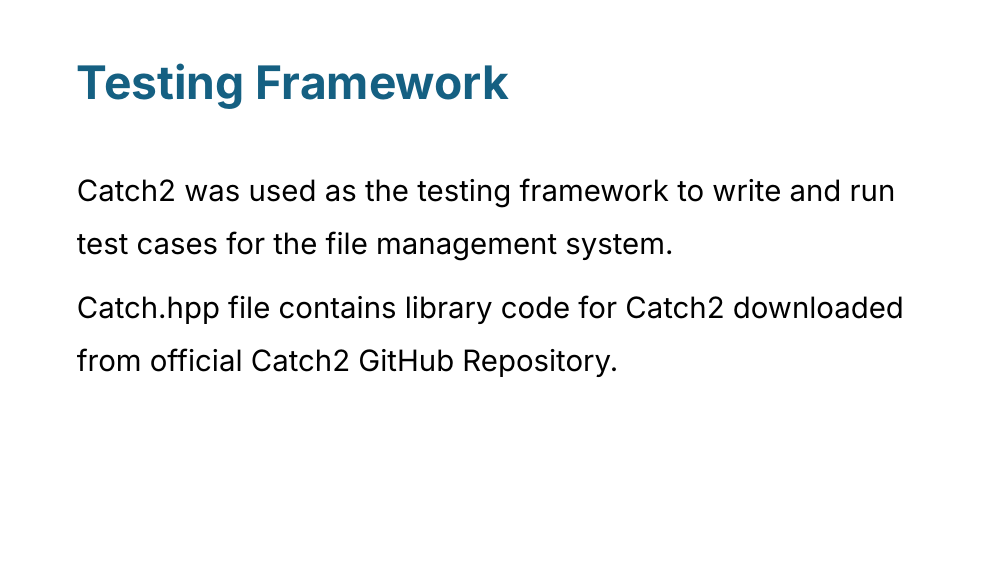
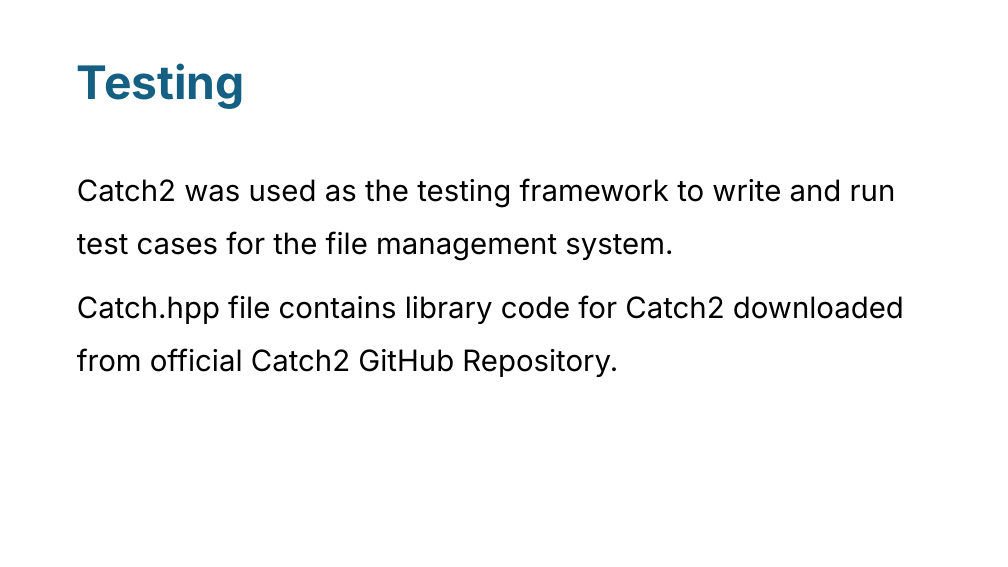
Before and after one commit to idris0024/filesystem, a slide deck: slide 7 of presentation/final_presentations.pptx. Drawn at 1008x567 pixels with LibreOffice and Linux fonts; fonts in the diff are those of the drawing. Boxes give left, top, right and bottom in pixels: in the first picture for what was removed or moved away, otherwise in the second. Text is boxed around its words. In the diff, an @@ line names an element or a change of style, - is before the commit and + after.

```diff
--- a/presentation/final_presentations.pptx
+++ b/presentation/final_presentations.pptx
@@ title at (x1=77, y1=63, x2=245, y2=109): text changed @@
-Testing Framework
+Testing
```
Also in this commit, not shown: 5 other slides changed, 1 slide added, 1 slide removed, 6 other files.
